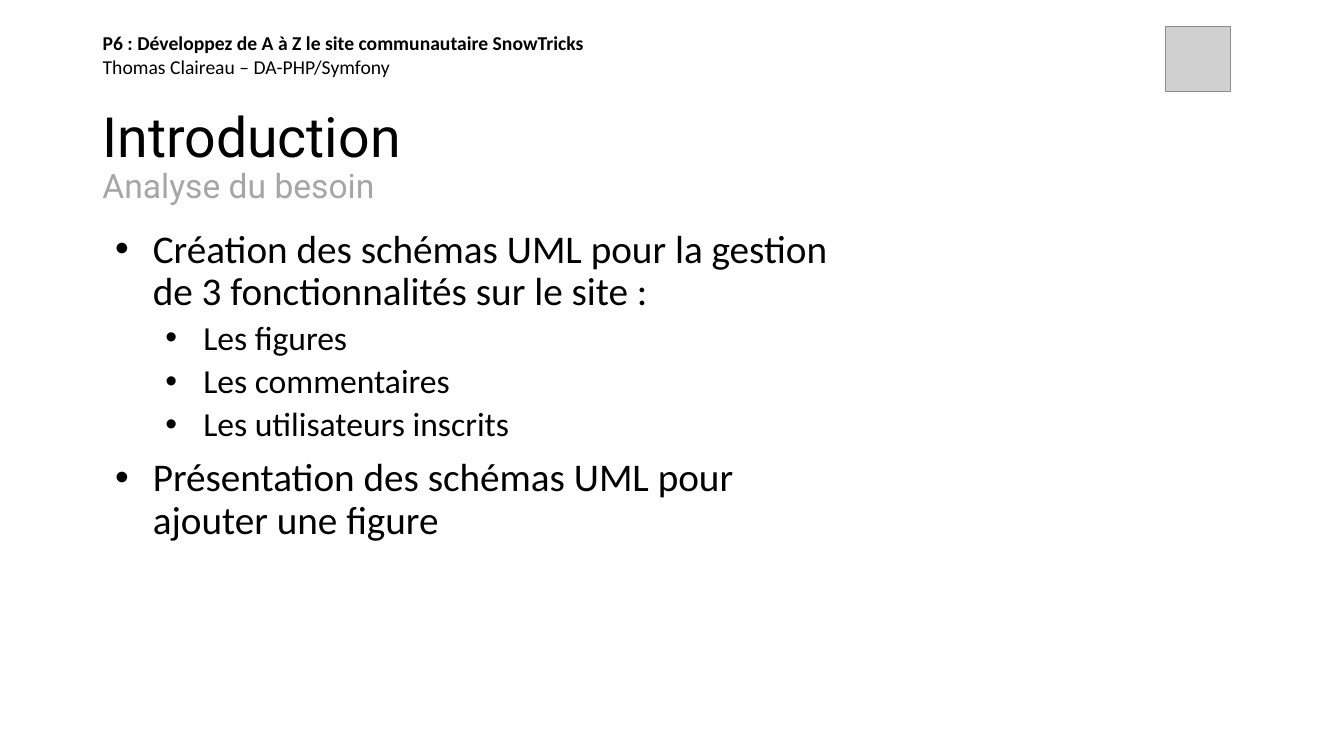
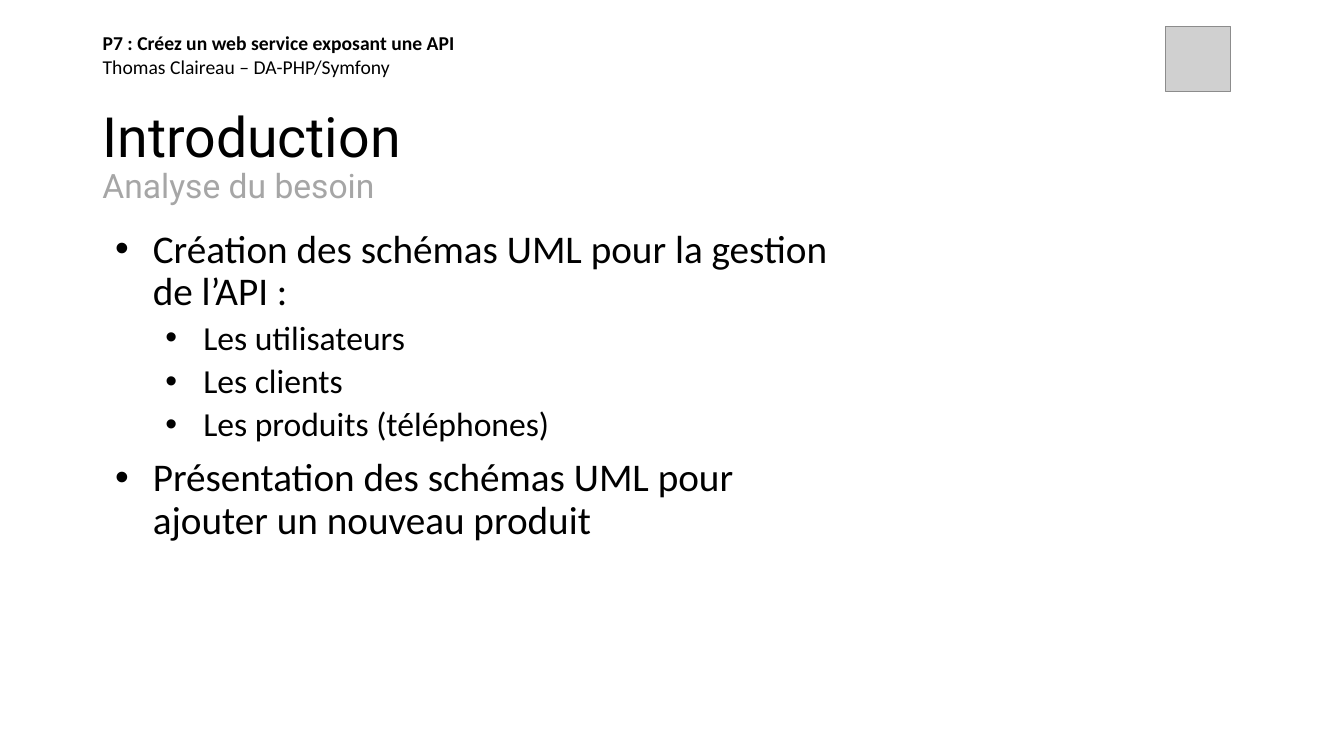
Before and after one commit to thomas-claireau/PHP-P7-Openclassrooms, a slide deck: slide 3 of P7_claireau_thomas/présentation-p7-php-openclassrooms.pptx. Drawn at 1344x756 pixels with LibreOffice and Linux fonts; fonts in the diff are those of the drawing; grey boxes stand for pictures. Boxes give left, top, right and bottom in pixels: in the first picture for what was removed or moved away, otherwise in the second. Text is boxed around its words. In the diff, an @@ line names an element or a change of style, - is before the commit and + after.

```diff
--- a/P7_claireau_thomas/présentation-p7-php-openclassrooms.pptx
+++ b/P7_claireau_thomas/présentation-p7-php-openclassrooms.pptx
@@ text at <box>103,36,455,77</box>: text changed @@
-P6 : Développez de A à Z le site communautaire SnowTricks
-Thomas Claireau – DA-PHP/Symfony
+P7 : Créez un web service exposant une API
+Thomas Claireau – DA-PHP/Symfony
@@ text at <box>153,235,828,541</box>: text changed @@
-• Création des schémas UML pour la gestion de 3 fonctionnalités sur le site :
-  • Les figures
-  • Les commentaires
-  • Les utilisateurs inscrits
-• Présentation des schémas UML pour ajouter une figure
+• Création des schémas UML pour la gestion de l’API :
+  • Les utilisateurs
+  • Les clients
+  • Les produits (téléphones)
+• Présentation des schémas UML pour ajouter un nouveau produit
```
Also in this commit, not shown: 9 other slides changed, 4 slides removed.
